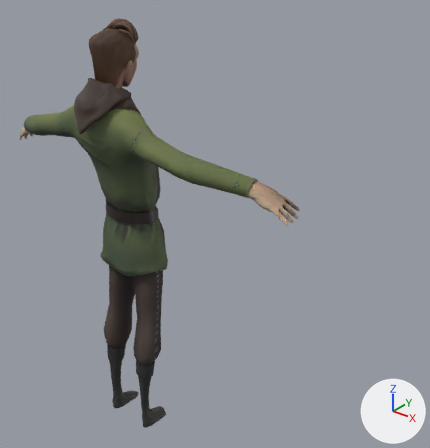
One commit to the Blender file Mhmd/Blender/Character/3rd Person/PitchFork_3rdPerson.blend: the scene before it, then after it.
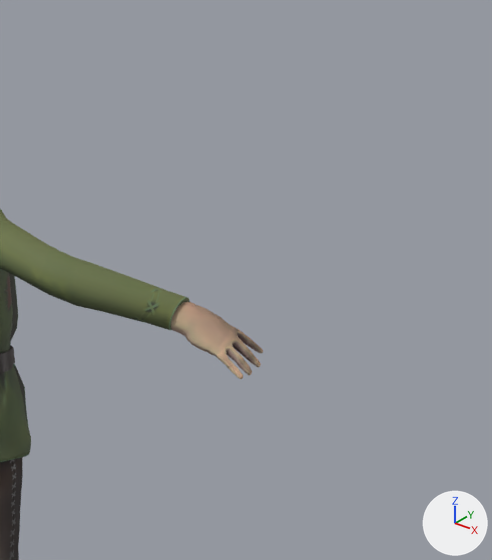
Old and new are each drawn whole from a camera (50 mm lens) standing at (1.68, -1.54, 2.08) and looking at (0.03, 0.52, 0.8) and again close up on the part from 35% to 100% of the width and 2% to 73% of the height. Lighting does not change. The marker at lower right points along +X, +Y and +Z.

Before the edit, the objects in view are built like this:
```python
me_hair_base1_001 = bpy.data.meshes.new('Hair_Base1.001')
me_hair_base1_001.from_pydata(...)  # 5254 vertices, 5305 faces; spans x -0.75..0.75, y -0.122..0.117, z 1.2..1.806
me_hair_base1_001.materials.append(mat_mc_body_002)
me_low_body_001 = bpy.data.meshes.new('low_body.001')
me_low_body_001.from_pydata(...)  # 418 vertices, 380 faces; spans x -0.161..0.161, y -0.105..0.086, z 0.0..1.021
me_low_body_001.materials.append(mat_mc_clothing_002)
me_low_body_003 = bpy.data.meshes.new('low_body.003')
me_low_body_003.from_pydata(...)  # 1823 vertices, 1678 faces; spans x -0.617..0.621, y -0.206..0.126, z 0.792..1.621
me_low_body_003.materials.append(mat_mc_clothing_002)
ob_mc_body_001 = bpy.data.objects.new('mc_body.001', me_hair_base1_001)
ob_mc_body_001.location = (0.0, 0.0, 0.0)
ob_mc_clothing_003 = bpy.data.objects.new('mc_clothing.003', me_low_body_003)
ob_mc_clothing_003.location = (0.0, 0.0, 0.0)
ob_mc_clothing_004 = bpy.data.objects.new('mc_clothing.004', me_low_body_001)
ob_mc_clothing_004.location = (0.0, 0.0, 0.0)
```
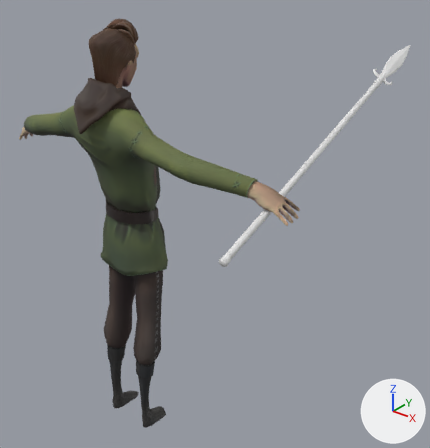
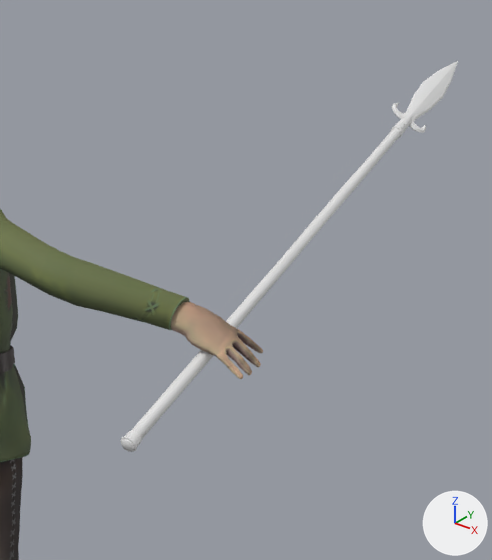
Edits to the bpy script that builds the scene:
```text
Add mat_spear_mat_001:
    mat_spear_mat_001 = principled_material('Spear_Mat.001')
    mat_spear_mat_001.base_color = (0.8, 0.8, 0.8)  # white #e7e7e7
Add me_plane_005:
    me_plane_005.from_pydata(...)  # 582 vertices, 558 faces; spans x -0.08..0.28, y -0.01..0.04, z -0.31..1.38
    me_plane_005.materials.append(mat_spear_mat_001)  # white #e7e7e7
Add ob_spear_lp:
    ob_spear_lp = bpy.data.objects.new('Spear_LP', me_plane_005)
    ob_spear_lp.location = (0.667, 0.035, 1.249)
    ob_spear_lp.rotation_euler = (-1.144, 0.488, 0.464)  # degrees (-66, 28, 27)
```

Boxes (x1, y1, x2, y2) around the edits, measured in the close-ups (492 x 560 px):
'Spear_LP', added
    after: (121, 61, 458, 452)
